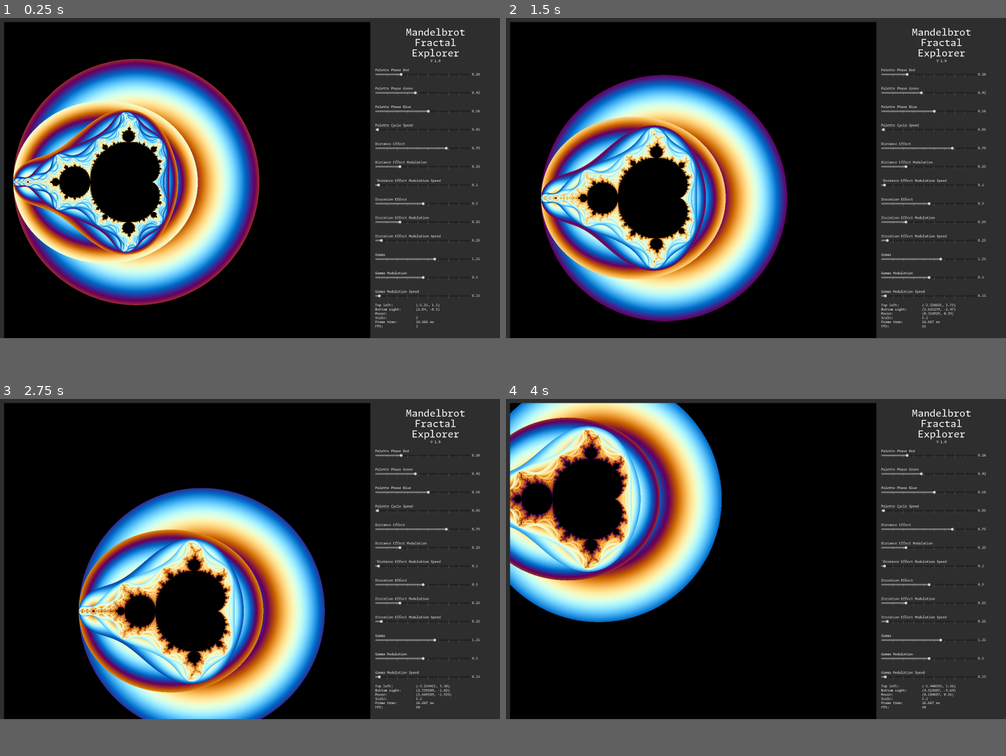
Above: before the commit, frames 1-4 (two rows, left to right).
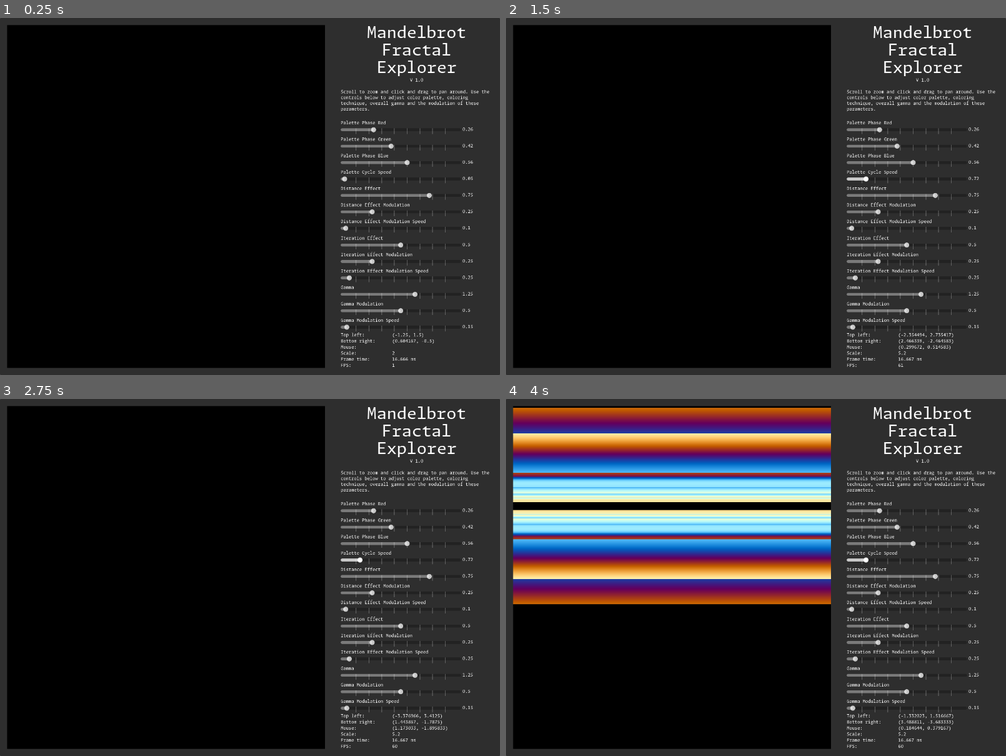
Above: after the commit, the same moments.

Repository: erlingpaulsen/godot-mandelbrot-explorer
Game: Godot game, scene res://explorer.tscn
Same seed, same stepped clock (60 frames per second), same inputs: the game is played once before the commit and once after it.
Inputs (mouse positions are in pixels of both pictures, inside the frame that each line leads up to):
- Up to frame 1 (0.25 s): no input
- Up to frame 2 (1.5 s): tap Enter at 0.5 s; move the mouse to (866, 160) at 0.52 s; click (866, 160) at 0.67 s; tap Space at 0.77 s; drag from (656, 192) to (731, 242) at 1.27 s
- Up to frame 3 (2.75 s): move the mouse to (300, 488) at 2.02 s; click (300, 488) at 2.17 s
- Up to frame 4 (4 s): drag from (731, 623) to (606, 509) at 2.77 s; move the mouse to (906, 606) at 3.52 s; click (906, 606) at 3.67 s; tap Space at 3.77 s
In our replay, the window is 800x512 before the commit and 800x571 after it. These sizes can differ from the game's own. Grey fills any space a smaller window leaves; there, only what the larger window draws over its background counts as a difference.

The runs differ from the first frame. In frame 1, 41% of the frame differs, in the area x 0-100%, y 1-100%; in frame 2, 41%; in frame 3, 40%; in frame 4, 52%.

Commit message:
dynamic ui

Diff:
--- a/data/parameter_distance_effect_mod_speed.tres
+++ b/data/parameter_distance_effect_mod_speed.tres
@@ -4,7 +4,7 @@
 
 [resource]
 script = ExtResource("1_u7qnc")
-name = "¨Distance Effect Modulation Speed"
+name = "Distance Effect Modulation Speed"
 key = "distance_effect_mod_speed"
 range = Vector2(0, 5)
 step = 0.01
--- /dev/null
+++ b/dynamic_ui.gd
@@ -0,0 +1,27 @@
+extends Node
+
+var font: FontFile = load("res://MonaspaceArgon-Regular.otf")
+
+const FONT_SIZE_REGULAR_MIN := 10
+const FONT_SIZE_REGULAR_MAX := 26
+const FONT_SIZE_HEADING_MIN := 18
+const FONT_SIZE_HEADING_MAX := 48
+
+func _get_font_size(f: float) -> float:
+	var vp := get_viewport()
+	var font_size = f * min(0.01 * vp.size.x, 0.01 * vp.size.y)
+	return round(font_size)
+
+func get_font_size_regular() -> float:
+	return clamp(_get_font_size(1.2), FONT_SIZE_REGULAR_MIN, FONT_SIZE_REGULAR_MAX)
+
+func get_font_size_heading() -> float:
+	return _get_font_size(4.5)
+
+func get_font() -> FontFile:
+	return font
+
+func get_margin() -> int:
+	var vp := get_viewport()
+	var margin = round(2 * min(0.01 * vp.size.x, 0.01 * vp.size.y))
+	return clamp(margin, 10, 50)
--- a/explorer.tscn
+++ b/explorer.tscn
@@ -68,28 +68,38 @@
 [node name="MarginContainer2" type="MarginContainer" parent="HBoxContainer"]
 layout_mode = 2
 size_flags_horizontal = 3
-theme_override_constants/margin_top = 50
+size_flags_stretch_ratio = 1.5
+theme_override_constants/margin_top = 20
 theme_override_constants/margin_right = 20
-theme_override_constants/margin_bottom = 50
+theme_override_constants/margin_bottom = 20
 
 [node name="VSplitContainer" type="VBoxContainer" parent="HBoxContainer/MarginContainer2"]
 layout_mode = 2
 
 [node name="ProgramTitle" type="Label" parent="HBoxContainer/MarginContainer2/VSplitContainer"]
+custom_minimum_size = Vector2(200, 0)
 layout_mode = 2
 size_flags_vertical = 0
 theme_override_fonts/font = ExtResource("2_4im2l")
 theme_override_font_sizes/font_size = 48
-text = "Mandelbrot
-Fractal
-Explorer"
+text = "Mandelbrot Fractal Explorer"
 horizontal_alignment = 1
+autowrap_mode = 2
 
 [node name="ProgramVersion" type="Label" parent="HBoxContainer/MarginContainer2/VSplitContainer"]
 layout_mode = 2
 theme_override_fonts/font = ExtResource("2_4im2l")
 text = "V 1.0"
 horizontal_alignment = 1
+
+[node name="ProgramDescription" type="Label" parent="HBoxContainer/MarginContainer2/VSplitContainer"]
+custom_minimum_size = Vector2(200, 0)
+layout_mode = 2
+text = "
+Scroll to zoom and click and drag to pan around. Use the controls below to adjust color palette, coloring technique, overall gamma and the modulation of these parameters.
+
+"
+autowrap_mode = 2
 
 [node name="PalettePhaseRed" parent="HBoxContainer/MarginContainer2/VSplitContainer" instance=ExtResource("2_gnk0g")]
 layout_mode = 2
--- a/mandelbrot.gd
+++ b/mandelbrot.gd
@@ -16,17 +16,6 @@
 @export var initial_position: Vector2
 @export var offset: Vector2
 @export var initial_zoom: float
-
-@export var time_scale = 0.05
-@export var palette_scale_modulation = 0.25
-@export var palette_scale_modulation_speed = 0.1
-@export var palette_scale = 0.75
-@export var iteration_effect = 0.5
-@export var iteration_effect_modulation = 0.25
-@export var iteration_effect_modulation_speed = 0.25
-@export var gamma = 1.25
-@export var gamma_modulation = 0.5
-@export var gamma_modulation_speed = 0.15
 
 # Called when the node enters the scene tree for the first time.
 func _ready() -> void:
@@ -96,6 +85,7 @@
 func update_size(new_size: Vector2) -> void:
 	size = new_size
 	material.set_shader_parameter("size", size)
+	print('size updated', new_size)
 
 
 func _on_parameter_control_time_scale_parameter_changed(parameter_key: String, new_value: float) -> void:
--- a/mandelbrot.gdshader
+++ b/mandelbrot.gdshader
@@ -62,9 +62,8 @@
 			break;
 		}
 	}
-	color = pow(color, vec3(1.0/(gamma + gamma_mod * cos(gamma_mod_speed * TIME))));
-	//color = color - exp(1.0 / n);
-	//color = vec3(0.0 + 1.0/n);
+	float gamma_factor = max(gamma + gamma_mod * cos(gamma_mod_speed * TIME), 0.0);
+	color = pow(color, vec3(1.0/gamma_factor));
 	COLOR = vec4(color, 1.0);
 
 	//COLOR = vec4(vec3(uv, 0.0), 1.0);
--- a/mandelbrot_explorer.gd
+++ b/mandelbrot_explorer.gd
@@ -5,9 +5,43 @@
 
 # Called when the node enters the scene tree for the first time.
 func _ready() -> void:
-	pass # Replace with function body.
-
+	_update_font()
+	_update_font_size()
+	_update_margins()
+	get_viewport().connect('size_changed', _on_viewport_size_changed)
+	print(mandelbrot_container.is_node_ready(), mandelbrot_container.size)
+	print(mandelbrot_canvas.is_node_ready())
+	mandelbrot_canvas.update_size(mandelbrot_container.size - Vector2(40,0))
+	print(mandelbrot_container.size)
 
 # Called every frame. 'delta' is the elapsed time since the previous frame.
 func _process(delta: float) -> void:
+	pass
+	#mandelbrot_canvas.update_size(mandelbrot_container.size - Vector2(40,0))
+
+func _update_font() -> void:
+	var font = DynamicUI.get_font()
+	for child in find_children('*', 'Label', true, true):
+		child.add_theme_font_override('font', font)
+
+func _update_font_size() -> void:
+	var font_size_regular = DynamicUI.get_font_size_regular()
+	var font_size_heading = DynamicUI.get_font_size_heading()
+	for child in find_children('*', 'Label', true, true):
+		if 'Title' in child.name:
+			child.add_theme_font_size_override('font_size', font_size_heading)
+		else:
+			child.add_theme_font_size_override('font_size', font_size_regular)
+
+func _update_margins() -> void:
+	var margin = DynamicUI.get_margin()
+	for child in find_children('*', 'MarginContainer', true, true):
+		child.add_theme_constant_override('margin_top', margin)
+		child.add_theme_constant_override('margin_bottom', margin)
+		child.add_theme_constant_override('margin_left', margin)
+		child.add_theme_constant_override('margin_right', margin)
+
+func _on_viewport_size_changed():
+	_update_font_size()
+	_update_margins()
 	mandelbrot_canvas.update_size(mandelbrot_container.size - Vector2(40,0))
--- a/parameter_control.gd
+++ b/parameter_control.gd
@@ -1,13 +1,12 @@
-@tool
 extends Control
 
 signal parameter_changed(parameter_key: String, new_value: float)
 
 @export var parameter_data: ParameterData
 
-@onready var label = $VBoxContainer/Label
-@onready var slider = $VBoxContainer/HBoxContainer/HSlider
-@onready var value_label = $VBoxContainer/HBoxContainer/CurrentValue
+@onready var label: Label = $VBoxContainer/Label
+@onready var slider: HSlider = $VBoxContainer/HBoxContainer/HSlider
+@onready var value_label: Label = $VBoxContainer/HBoxContainer/CurrentValue
 
 # Called when the node enters the scene tree for the first time.
 func _ready() -> void:
@@ -17,15 +16,13 @@
 	slider.step = parameter_data.step
 	set_parameter_value(parameter_data.default)
 
-# Called every frame. 'delta' is the elapsed time since the previous frame.
-func _process(delta: float) -> void:
-	pass
 
 func set_parameter_value(new_value: float) -> void:
 	slider.value = new_value
 	value_label.text = String.num(new_value, 2)
 	parameter_changed.emit(parameter_data.key, slider.value)
 
+
 func _on_h_slider_value_changed(value: float) -> void:
 	value_label.text = String.num(value, 2)
 	parameter_changed.emit(parameter_data.key, value)
--- a/project.godot
+++ b/project.godot
@@ -15,10 +15,14 @@
 config/features=PackedStringArray("4.3", "Forward Plus")
 config/icon="res://icon.svg"
 
+[autoload]
+
+DynamicUI="*res://dynamic_ui.gd"
+
 [display]
 
-window/size/viewport_width=2500
-window/size/viewport_height=2000
+window/size/viewport_width=1400
+window/size/viewport_height=1000
 
 [dotnet]
 
--- a/runtime_container.gd
+++ b/runtime_container.gd
@@ -7,9 +7,11 @@
 @export var frametime_value: Label
 @export var fps_value: Label
 
+
 func _process(_delta: float):
 	frametime_value.text = str(Performance.get_monitor(Performance.TIME_PROCESS) * 1000) + ' ms'
 	fps_value.text = str(Performance.get_monitor(Performance.TIME_FPS))
+
 
 func _on_mandelbrot_coordinates_updated(top_left: Vector2, bottom_right: Vector2) -> void:
 	top_left_value.text = str(top_left)
Not shown, changed: export_presets.cfg
Not shown, added: godot-mandelbrot-explorer-web.zip
